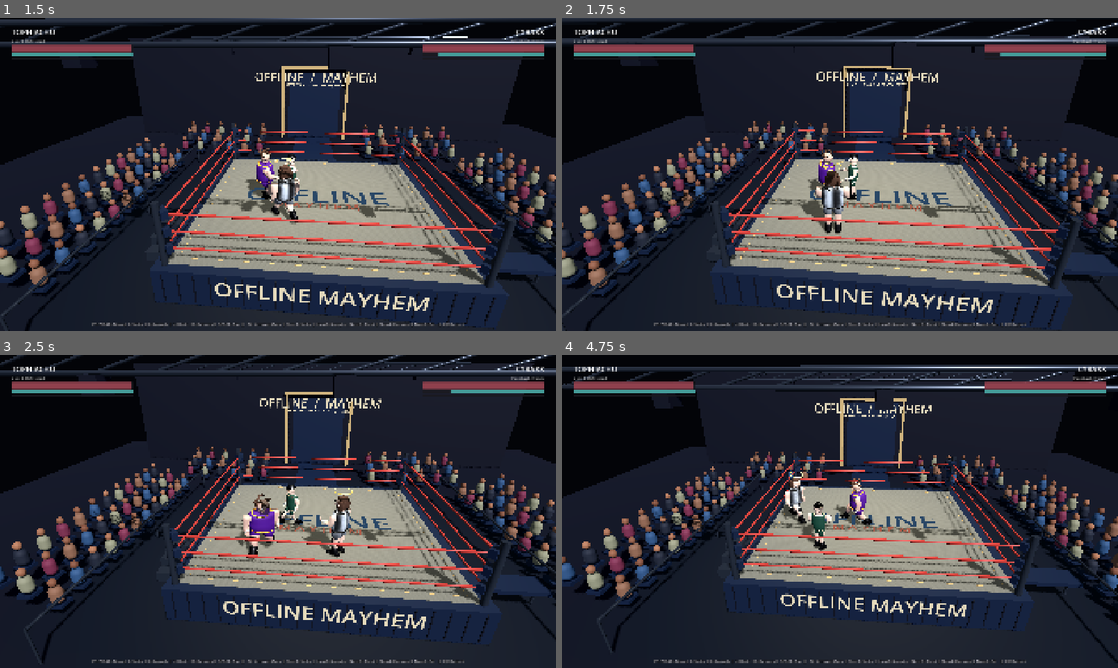
Above: before the commit, frames 1-4 (two rows, left to right).
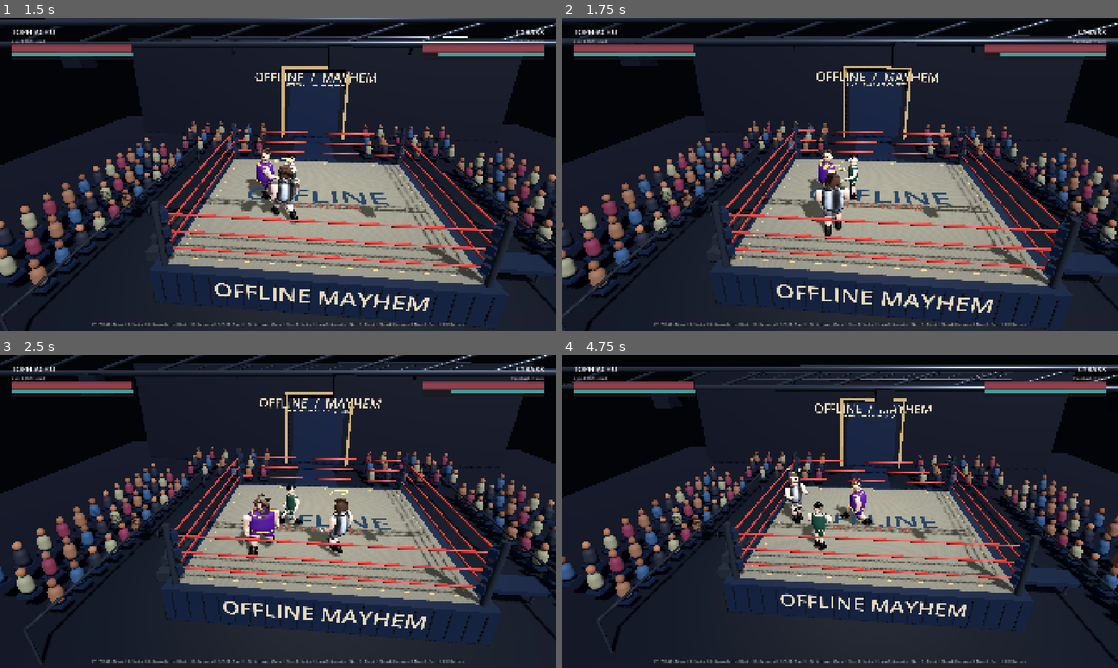
Above: after the commit, the same moments.

Repository: mver191-png/lolcow-wrestling
Game: Godot game, scene res://scenes/ui/character_select.tscn
Two runs of this game, one before a commit and one after it. Both use one fixed random seed, a clock stepped at 60 frames per second and the inputs below.
Inputs:
- Up to frame 1 (1.5 s): click "FIGHT! [SPACE / ENTER]" at 0.5 s; tap Enter at 1.25 s; hold D (p1_right) from 1.28 s (still down); tap L (p1_block) at 1.35 s
- Up to frame 2 (1.75 s): keep holding D (p1_right)
- Up to frame 3 (2.5 s): release D (p1_right) at 2.03 s; hold S from 2.03 s (still down); tap Space (p1_pin) at 2.1 s
- Up to frame 4 (4.75 s): release S at 2.78 s; hold D (p1_right) 2.78-3.53 s; hold C (toggle_cpu) 2.78-3.53 s; hold W 3.53-4.28 s; tap Shift at 3.6 s; hold A from 4.28 s (still down); tap Enter at 4.35 s

Frame 1 is identical in both runs. In frame 2, 0.4% of the frame differs, in the area x 43-52%, y 46-70%; in frame 3, 0.5%, in the area x 53-64%, y 42-65%; in frame 4, 0.4%.

Commit message:
feat(animation): ground recovery, retain final referee contact and reconcile pose ownership

Diff:
--- a/scripts/fighter/animation_polish.gd
+++ b/scripts/fighter/animation_polish.gd
@@ -49,6 +49,10 @@
   rotate("Thigh.L",Vector3(-.025*impulse*(1-stance),0,0));rotate("Thigh.R",Vector3(.035*impulse*(1-stance),0,0))
  if fighter.current_state==Fighter.State.GRAPPLE_STARTUP:
   var reach:=smoothstep(0,.18,fighter.state_timer);rotate("Chest",Vector3(-.08*reach,.025*sin(time*tempo),0));rotate("Head",Vector3(.035*reach,0,0))
+func _dedicated_recovery() -> bool:
+ # Only one layer may solve the recovering limbs. Preserve the supported palm
+ # and fingers already evaluated by PairedContact at priority 30.
+ return fighter.current_state == Fighter.State.GETTING_UP and presentation.contact != null and presentation.contact.enabled and presentation.contact.recovery_enabled
 func _physics_process(delta:float)->void:
  diagnostics.clear()
  if presentation==null or not presentation.has_skeletal_rig or not is_instance_valid(fighter):return
@@ -67,7 +71,8 @@
  elif fighter.current_state in [Fighter.State.BLOCKING,Fighter.State.REVERSAL_STANCE]:curl_hand("L",.64,.08);curl_hand("R",.64,.08)
  elif fighter.current_state in [Fighter.State.GRAPPLING_ATTACKER,Fighter.State.PINNING,Fighter.State.SUBMISSION_ATTACKER]:curl_hand("L",.88,.025);curl_hand("R",.88,.025)
  elif fighter.current_state in [Fighter.State.PINNED,Fighter.State.SUBMISSION_DEFENDER]:curl_hand("L",.38,.13);curl_hand("R",.38,.13)
+ elif _dedicated_recovery():curl_hand("R",.28,.12)
  else:curl_hand("L",.28,.12);curl_hand("R",.28,.12)
- if fighter.current_state==Fighter.State.GETTING_UP:
+ if fighter.current_state==Fighter.State.GETTING_UP and not _dedicated_recovery():
   var p:=clampf(fighter.state_timer/.60,0,1);var hand_w:=1.-smoothstep(.48,.82,p);var knee_w:=smoothstep(.08,.30,p)*(1. …(620 unchanged characters)…
  if stamina_ratio<.25 and fighter.current_state in [Fighter.State.IDLE,Fighter.State.MOVING]:var fatigue:=(.25-stamina_ratio)/.25;rotate("Chest",Vector3(.06*fatigue,0,0));rotate("Head",Vector3(-.035*fatigue,0,0))
--- a/scripts/fighter/contact_ik.gd
+++ b/scripts/fighter/contact_ik.gd
@@ -26,7 +26,11 @@
 
 static func solve(skeleton: Skeleton3D, upper: int, middle: int, end: int,
 		target: Vector3, pole: Vector3, weight := 1.0) -> Dictionary:
-	if skeleton == null or min(upper, min(middle, end)) < 0 or not target.is_finite():
+	if not is_instance_valid(skeleton) or min(upper, min(middle, end)) < 0 or not target.is_finite() or not pole.is_finite() or not is_finite(weight):
+		return {"valid": false}
+	if maxi(upper,maxi(middle,end)) >= skeleton.get_bone_count():
+		return {"valid": false}
+	if skeleton.get_bone_parent(middle) != upper or skeleton.get_bone_parent(end) != middle:
 		return {"valid": false}
 	skeleton.force_update_all_bone_transforms()
 	var start := point(skeleton, upper)
@@ -36,6 +40,8 @@
 	var l2 := elbow.distance_to(endpoint)
 	if minf(l1, l2) < 0.0001:
 		return {"valid": false}
+	if weight <= 0.0:
+		return {"valid": true, "error": endpoint.distance_to(target), "unreachable": 0.0, "upper_length": l1, "lower_length": l2}
 	var requested := target
 	target = endpoint.lerp(target, clampf(weight, 0.0, 1.0))
 	var offset := target - start
--- a/scripts/fighter/paired_contact.gd
+++ b/scripts/fighter/paired_contact.gd
@@ -4,6 +4,9 @@
 ## Does not modify Fighter transforms, collision shapes, clocks, resources or rules.
 const IK = preload("res://scripts/fighter/contact_ik.gd")
 const HAND_LOCAL := Vector3(0.0, -0.045, -0.012)
+const RECOVERY = preload("res://scripts/fighter/recovery_contact.gd")
+var recovery := RECOVERY.new()
+var recovery_enabled := true
 var presentation: Node
 var enabled := true
 var diagnostics: Array[Dictionary] = []
@@ -22,6 +25,7 @@
 	process_physics_priority = 30
 
 func reset() -> void:
+	recovery.reset()
 	_bones.clear()
 	_last_state = -1
 	_last_model = Transform3D.IDENTITY
@@ -42,6 +46,12 @@
 	# Authoring playback always starts from a clean model transform. Corrections
 	# cannot accumulate. Exit offsets ease out without writing the gameplay root.
 	presentation.model.transform = Transform3D.IDENTITY
+	if not enabled:
+		recovery.reset()
+		_exit_remaining = 0.0
+		_last_model = Transform3D.IDENTITY
+		_last_state = presentation.fighter.current_state
+		return
 	var st: int = presentation.fighter.current_state
 	var active := st in [Fighter.State.GRAPPLING_ATTACKER, Fighter.State.PINNING, Fighter.State.SUBMISSION_ATTACKER]
 	var previous_active := _last_state in [Fighter.State.GRAPPLING_ATTACKER, Fighter.State.PINNING, Fighter.State.SUBMISSION_ATTACKER]
@@ -102,6 +112,10 @@
 		_cover_contact(f, s, f.opponent)
 	elif st == Fighter.State.SUBMISSION_ATTACKER and _partner_ready(f.synchronized_partner, Fighter.State.SUBMISSION_DEFENDER):
 		_submission_contact(f, s, f.synchronized_partner)
+	if recovery_enabled:
+		recovery.apply(presentation, diagnostics)
+	else:
+		recovery.reset()
 	_last_state = st
 	_last_model = presentation.model.transform
 
--- /dev/null
+++ b/scripts/fighter/recovery_contact.gd
@@ -0,0 +1,90 @@
+class_name RecoveryContact
+extends RefCounted
+## Pose-only support during the existing 0.60 s recovery. Anchors are latched in
+## world space, released by phase, and never move the Fighter or extend a limb.
+const IK = preload("res://scripts/fighter/contact_ik.gd")
+const PALM := Vector3(0.0, -0.045, -0.012)
+var active := false
+var anchors: Dictionary = {}
+var _axis := Basis.IDENTITY
+var _scale := 1.0
+
+func reset() -> void:
+	active = false
+	anchors.clear()
+
+func _window(t: float, enter: Vector2, leave: Vector2) -> float:
+	return smoothstep(enter.x, enter.y, t) * (1.0 - smoothstep(leave.x, leave.y, t))
+
+func _latch(f: Fighter, s: Skeleton3D) -> void:
+	_scale = maxf(s.get_bone_global_rest(s.find_bone("Hips")).origin.y / .89, .1)
+	_axis = f.global_basis.orthonormalized()
+	var shoulder_x := s.get_bone_global_rest(s.find_bone("UpperArm.L")).origin.x
+	anchors["palm"] = f.global_transform * Vector3(shoulder_x + .06*_scale, .035*_scale, .38*_scale)
+	for side in ["L", "R"]:
+		var rest := s.get_bone_global_rest(s.find_bone("Foot."+side)).origin
+		anchors[side] = f.global_transform * Vector3(rest.x, rest.y, (-.28 if side=="R" else 0.0)*_scale)
+	active = true
+
+func apply(presentation: Node, diagnostics: Array[Dictionary]) -> void:
+	var f: Fighter = presentation.fighter
+	var s: Skeleton3D = presentation.skeleton
+	if f.current_state != Fighter.State.GETTING_UP:
+		reset()
+		return
+	for name in ["Hips", "UpperArm.L", "Forearm.L", "Hand.L", "Thigh.L", "Shin.L", "Foot.L", "Thigh.R", "Shin.R", "Foot.R"]:
+		if s.find_bone(name) < 0:
+			reset()
+			return
+	if not active:
+		_latch(f, s)
+	var t: float = clampf(f.state_timer, 0.0, .60)
+	var palm_weight := _window(t, Vector2(.02,.06), Vector2(.14,.22))
+	# Loading lowers the pelvis slightly before the hand releases. The original
+	# complete-pose clip still owns the recovery arc and the final ready pose.
+	var hips := s.find_bone("Hips")
+	var hip_pose := s.get_bone_pose_position(hips)
+	hip_pose.y -= .10*_scale*palm_weight
+	s.set_bone_pose_position(hips, hip_pose)
+	s.force_update_all_bone_transforms()
+	if palm_weight > .001:
+		_support_hand(s, palm_weight, diagnostics)
+	var right_weight := _window(t, Vector2(.04,.11), Vector2(.43,.59))
+	var left_weight := smoothstep(.12,.27,t)
+	for side in ["R", "L"]:
+		var weight := right_weight if side=="R" else left_weight
+		if weight <= .001:
+			continue
+		var target: Vector3 = anchors[side]
+		var hip := IK.point(s,s.find_bone("Thigh."+side))
+		var pole := hip - _axis.z*.70*_scale + _axis.x*(.10 if side=="L" else -.10)*_scale
+		var foot := s.find_bone("Foot."+side)
+		var old := IK.world_pose(s,foot).basis.orthonormalized().get_rotation_quaternion()
+		var result := IK.solve(s,s.find_bone("Thigh."+side),s.find_bone("Shin."+side),foot,target,pole,weight)
+		if result.get("valid", false):
+			IK._world_rotation(s,foot,old.slerp(_axis.get_rotation_quaternion(),weight))
+			var actual := IK.point(s,foot)
+			result.merge({"kind":"recovery_ankle","side":side,"weight":weight,
+				"target":target,"actual":actual,"error":actual.distance_to(target)},true)
+			diagnostics.append(result)
+
+func _support_hand(s: Skeleton3D, weight: float, diagnostics: Array[Dictionary]) -> void:
+	var surface: Vector3 = anchors.palm
+	var basis := IK.hand_basis(_axis.z,Vector3.DOWN)
+	var wrist := surface - basis*(PALM*_scale)
+	var hand := s.find_bone("Hand.L")
+	var old := IK.world_pose(s,hand).basis.orthonormalized().get_rotation_quaternion()
+	var pole := IK.point(s,s.find_bone("UpperArm.L")) + _axis.x*.5*_scale
+	var result := IK.solve(s,s.find_bone("UpperArm.L"),s.find_bone("Forearm.L"),hand,wrist,pole,weight)
+	if not result.get("valid",false):
+		return
+	IK._world_rotation(s,hand,old.slerp(basis.get_rotation_quaternion(),weight))
+	for i in range(5):
+		for name in ["Finger%d.L"%i, "Finger%dTip.L"%i]:
+			var bone := s.find_bone(name)
+			if bone >= 0:
+				s.set_bone_pose_rotation(bone,s.get_bone_pose_rotation(bone).slerp(Quaternion.IDENTITY,weight))
+	var actual := IK.point(s,hand,PALM*_scale)
+	result.merge({"kind":"recovery_palm","side":"L","weight":weight,
+		"target":surface,"actual":actual,"error":actual.distance_to(surface)},true)
+	diagnostics.append(result)
--- a/scripts/referee/referee.gd
+++ b/scripts/referee/referee.gd
@@ -21,6 +21,10 @@
 var _clock := 0.0
 var _signal_time := 0.0
 var _clip := ""
+var _count_contact_remaining := 0.0
+var _transition_elapsed := .16
+var _from_positions: Array[Vector3] = []
+var _from_rotations: Array[Quaternion] = []
 
 func _inspect(node: Node) -> void:
 	if node is Skeleton3D:
@@ -51,6 +55,8 @@
 
 func _physics_process(delta: float) -> void:
 	hand_contacts.clear()
+	var show_count_contact := _count_contact_remaining > 0.0
+	_count_contact_remaining = maxf(0.0, _count_contact_remaining-delta)
 	_clock += delta
 	halo_pulse_timer = maxf(0.0, halo_pulse_timer-delta)
 	_signal_time = maxf(0.0, _signal_time-delta)
@@ -87,8 +93,14 @@
 	elif current_state==RefereeState.VICTORY:
 		clip = "victory"
 		sample = _clock
+	# Keep the official final slap visible even when MatchManager enters MATCH_OVER
+	# on this tick. This cosmetic hold cannot postpone or change the outcome.
+	if show_count_contact and not moving and current_state in [RefereeState.COUNTING_PIN, RefereeState.VICTORY]:
+		clip = "ref_count"
+		sample = 0.0
 	if _ap and _ap.has_animation(clip):
 		if clip!=_clip:
+			_capture_transition()
 			_clip = clip
 			_ap.play(clip,0.0)
 			_ap.advance(0.0)
@@ -96,10 +108,12 @@
 		_ap.seek(fposmod(sample,length) if clip in ["run","idle","ref_count"] else clampf(sample,0,length),true)
 		if clip == "ref_count" and _skeleton != null:
 			_count_contacts(fposmod(sample,length)/length)
+		_blend_transition(delta, show_count_contact and not moving)
 
 func on_pin_started(pin_position: Vector3) -> void:
 	current_state = RefereeState.COUNTING_PIN
 	current_count = 0
+	_count_contact_remaining = 0.0
 	_look = pin_position
 	_goal = pin_position+Vector3(1.15,0,.35)
 	# Count from the free side of the lateral cover, rather than over the heads.
@@ -115,6 +129,7 @@
 
 func on_pin_count(count_num: int) -> void:
 	current_count = count_num
+	_count_contact_remaining = .08
 	halo_pulse_timer = .20
 	if count_label_3d:
 		count_label_3d.text = str(count_num)
@@ -122,6 +137,7 @@
 	count_pulse.emit(count_num)
 
 func on_rope_break() -> void:
+	_count_contact_remaining = 0.0
 	current_state = RefereeState.SIGNAL_ROPE_BREAK
 	_signal_time = .70
 	if count_label_3d:
@@ -129,6 +145,7 @@
 		count_label_3d.show()
 
 func on_pin_broken() -> void:
+	_count_contact_remaining = 0.0
 	if current_state==RefereeState.COUNTING_PIN:
 		current_state = RefereeState.OBSERVING
 		if count_label_3d: count_label_3d.hide()
@@ -167,3 +184,28 @@
 			var actual := CONTACT_IK.point(_skeleton,hand,Vector3(0,-.045,-.012)*scale)
 			result.merge({"side":side,"phase":phase,"target":surface,"actual":actual,"error":actual.distance_to(surface)},true)
 			hand_contacts.append(result)
+
+
+func _capture_transition() -> void:
+	_from_positions.clear()
+	_from_rotations.clear()
+	_transition_elapsed = 0.0
+	if _skeleton == null: return
+	for i in range(_skeleton.get_bone_count()):
+		_from_positions.append(_skeleton.get_bone_pose_position(i))
+		_from_rotations.append(_skeleton.get_bone_pose_rotation(i))
+
+func _blend_transition(delta: float, official_contact: bool) -> void:
+	if _skeleton == null: return
+	# Counts are sampled exactly, while ordinary drop/stand/wave transitions blend.
+	_transition_elapsed = .16 if official_contact else minf(.16, _transition_elapsed+delta)
+	var alpha := smoothstep(0.0,.16,_transition_elapsed)
+	if alpha >= 1.0 or _from_positions.size() != _skeleton.get_bone_count(): return
+	for i in range(_skeleton.get_bone_count()):
+		_skeleton.set_bone_pose_position(i,_from_positions[i].lerp(_skeleton.get_bone_pose_position(i),alpha))
+		_skeleton.set_bone_pose_rotation(i,_from_rotations[i].slerp(_skeleton.get_bone_pose_rotation(i),alpha))
+	# Diagnostics describe the final visible pose, not the unblended solver result.
+	var scale := _skeleton.get_bone_global_rest(_skeleton.find_bone("Hips")).origin.y/.89
+	for contact in hand_contacts:
+		contact.actual = CONTACT_IK.point(_skeleton,_skeleton.find_bone("Hand."+contact.side),Vector3(0,-.045,-.012)*scale)
+		contact.error = contact.actual.distance_to(contact.target)
--- a/tests/test_animation_polish.gd
+++ b/tests/test_animation_polish.gd
@@ -24,8 +24,13 @@
 	check(unchanged,"%s polish never stretches finger segments"%id)
 	f._set_state(Fighter.State.GETTING_UP);f.state_timer=.22;await tick(2)
 	var support:=false
-	for d in f.presentation.polish.diagnostics:
-		if d.kind in ["getup_hand","getup_foot"]:support=true;check(d.error<.12,"%s recovery support remains bounded"%id)
+	# Dedicated recovery owns these limbs; the secondary layer must not solve
+	# them again or re-close the loaded palm after contact correction.
+	check(f.presentation.polish.diagnostics.is_empty(),"%s recovery has one IK owner"%id)
+	for d in f.presentation.contact.diagnostics:
+		if d.kind in ["recovery_palm","recovery_ankle"] and d.weight>=.999:
+			support=true
+			check(d.error<.025,"%s loaded recovery support within 2.5cm"%id)
 	check(support,"%s recovery has measured support"%id)
 	f._set_state(Fighter.State.IDLE);f.stamina=0;await tick(3)
 	check(f.visual_root.transform.is_equal_approx(Transform3D.IDENTITY),"%s secondary motion leaves gameplay visual root unchanged"%id)
--- /dev/null
+++ b/tests/test_contact_acceptance.gd
@@ -0,0 +1,172 @@
+extends SceneTree
+## Runtime geometry checks. Run after import with --headless --fixed-fps 60.
+const SCENE = preload("res://scenes/fighter/fighter.tscn")
+const IK = preload("res://scripts/fighter/contact_ik.gd")
+var passed := 0
+var failed := 0
+var evidence: Array[Dictionary] = []
+
+func _init() -> void:
+	call_deferred("run")
+
+func check(ok: bool, label: String) -> void:
+	if ok: passed += 1
+	else:
+		failed += 1
+		printerr("[FAIL] ", label)
+
+func tick(n := 1) -> void:
+	# At the next signal the preceding physics step, including priority 30
+	# contact correction, has completed. Assertions never assume pre-step work.
+	for i in range(n): await physics_frame
+
+func setup_fighter(id: String) -> Fighter:
+	var f: Fighter = SCENE.instantiate()
+	f.character_id = id
+	f.use_external_input = true
+	root.add_child(f)
+	return f
+
+func run() -> void:
+	await tick(2)
+	await solver_contract()
+	for id in RosterData.get_all_ids():
+		for yaw in [0.0, 1.1]:
+			await recovery_contract(id, yaw)
+	await toggle_contract()
+	await referee_count_contract()
+	DirAccess.make_dir_recursive_absolute(ProjectSettings.globalize_path("res://evidence"))
+	var out := FileAccess.open("res://evidence/recovery-acceptance.json",FileAccess.WRITE)
+	if out: out.store_string(JSON.stringify(evidence,"  "))
+	print("CONTACT ACCEPTANCE: %d passed, %d failed"%[passed,failed])
+	quit(1 if failed else 0)
+
+func solver_contract() -> void:
+	var f := setup_fighter("tophiachu")
+	await tick(2)
+	var s: Skeleton3D = f.presentation.skeleton
+	var u := s.find_bone("UpperArm.L")
+	var m := s.find_bone("Forearm.L")
+	var e := s.find_bone("Hand.L")
+	var old_u := s.get_bone_pose_rotation(u)
+	var old_m := s.get_bone_pose_rotation(m)
+	var result := IK.solve(s,u,m,e,Vector3(3,4,5),Vector3.UP,0.0)
+	check(result.valid,"Zero weight accepts a valid chain")
+	check(s.get_bone_pose_rotation(u).is_equal_approx(old_u) and s.get_bone_pose_rotation(m).is_equal_approx(old_m),"Zero weight does not move the elbow")
+	check(not IK.solve(s,u,m,999,Vector3.ZERO,Vector3.UP).valid,"Out-of-range chain is rejected")
+	check(not IK.solve(s,m,u,e,Vector3.ZERO,Vector3.UP).valid,"Non-hierarchical chain is rejected")
+	check(not IK.solve(s,u,m,e,Vector3.ZERO,Vector3(NAN,0,0)).valid,"NaN pole is rejected")
+	check(not IK.solve(s,u,m,e,Vector3.ZERO,Vector3.UP,NAN).valid,"NaN weight is rejected")
+	f.queue_free()
+	await tick(2)
+
+func recovery_contract(id: String, yaw: float) -> void:
+	var f := setup_fighter(id)
+	f.rotation.y = yaw
+	await tick(2)
+	f._set_state(Fighter.State.KNOCKED_DOWN)
+	await tick(40)
+	var start := f.global_transform
+	var s: Skeleton3D = f.presentation.skeleton
+	var lengths: Dictionary = {}
+	for name in ["Forearm.L","Forearm.R","Hand.L","Hand.R","Shin.L","Shin.R","Foot.L","Foot.R"]:
+		lengths[name] = s.get_bone_pose_position(s.find_bone(name)).length()
+	f._set_state(Fighter.State.GETTING_UP)
+	var max_palm := 0.0
+	var max_foot := 0.0
+	var palms := 0
+	var feet := 0
+	var anchors: Dictionary = {}
+	var drift := 0.0
+	var intact := true
+	var finite := true
+	for frame in range(37):
+		await tick()
+		for name in lengths:
+			var index := s.find_bone(name)
+			intact = intact and absf(s.get_bone_pose_position(index).length()-lengths[name]) < .00002
+		for d in f.presentation.contact.diagnostics:
+			finite = finite and d.actual.is_finite() and d.target.is_finite()
+			if not d.kind.begins_with("recovery") or d.weight < .999: continue
+			var key: String = d.kind+d.side
+			if key in anchors: drift = maxf(drift,anchors[key].distance_to(d.target))
+			else: anchors[key] = d.target
+			if d.kind=="recovery_palm":
+				palms += 1
+				max_palm = maxf(max_palm,d.error)
+			else:
+				feet += 1
+				max_foot = maxf(max_foot,d.error)
+	check(palms>0 and max_palm<.025,"%s loaded recovery palm within 2.5cm (%.4f)"%[id,max_palm])
+	check(feet>0 and max_foot<.025,"%s planted recovery ankles within 2.5cm (%.4f)"%[id,max_foot])
+	check(drift<.00001,"%s support anchors are fixed in world space"%id)
+	check(intact and finite,"%s finite rotations with unchanged limb lengths"%id)
+	check(f.global_transform.is_equal_approx(start),"%s recovery does not move gameplay root"%id)
+	await tick(3)
+	check(f.current_state==Fighter.State.IDLE,"%s original recovery duration is preserved"%id)
+	check(f.presentation.contact.recovery.anchors.is_empty(),"%s anchors released in IDLE"%id)
+	check(f.presentation.model.transform.is_equal_approx(Transform3D.IDENTITY),"%s no accumulated model correction"%id)
+	evidence.append({"id":id,"yaw":yaw,"palm_samples":palms,"ankle_samples":feet,"max_palm_error_m":max_palm,"max_ankle_error_m":max_foot,"max_anchor_drift_m":drift})
+	f.queue_free()
+	await tick(2)
+
+func toggle_contract() -> void:
+	var a := setup_fighter("tophiachu")
+	var b := setup_fighter("cyraxx")
+	a.opponent=b
+	b.opponent=a
+	b.position=Vector3(0,0,.5)
+	await tick(2)
+	b._set_state(Fighter.State.KNOCKED_DOWN)
+	await tick(40)
+	a._start_pin(b)
+	await tick(20)
+	a.presentation.contact.enabled=false
+	a.break_pin_rope_break()
+	b.break_pin_rope_break()
+	await tick(16)
+	check(a.presentation.model.transform.is_equal_approx(Transform3D.IDENTITY),"Disabling contact during cover cannot retain exit offsets")
+	check(a.presentation.contact.diagnostics.is_empty(),"Disabled contact has no stale diagnostics")
+	a.queue_free()
+	b.queue_free()
+	await tick(2)
+
+func referee_count_contract() -> void:
+	var world := Node3D.new()
+	root.add_child(world)
+	var a: Fighter = SCENE.instantiate()
+	var b: Fighter = SCENE.instantiate()
+	a.use_external_input=true
+	b.use_external_input=true
+	world.add_child(a)
+	world.add_child(b)
+	var r: Referee=load("res://scenes/referee/referee.tscn").instantiate()
+	world.add_child(r)
+	var mm := MatchManager.new()
+	mm.fighter_1=a
+	mm.fighter_2=b
+	mm.referee=r
+	world.add_child(mm)
+	await tick(2)
+	b._set_state(Fighter.State.KNOCKED_DOWN)
+	await tick(40)
+	a._start_pin(b)
+	var ended: Array[int]=[0]
+	mm.match_ended.connect(func(_w,_m): ended[0]+=1)
+	var last_count:=0
+	var count_contacts:=0
+	for frame in range(205):
+		await tick()
+		if mm.current_count>last_count:
+			last_count=mm.current_count
+			var resolved:=false
+			for d in r.hand_contacts:
+				if d.side=="R": resolved=d.actual.y<.05 and d.error<.015
+			check(resolved,"Official count %d has right-hand mat contact"%last_count)
+			count_contacts+=1
+	check(count_contacts==3,"All three official counts sampled")
+	check(ended[0]==1 and mm.current_state==MatchManager.MatchState.MATCH_OVER,"Referee contact hold leaves terminal outcome unchanged")
+	await tick(12)
+	check(r.hand_contacts.is_empty(),"Final slap releases to winner gesture")
+	world.queue_free()
+	await tick(2)
--- /dev/null
+++ b/tools/capture_contact_acceptance.gd
@@ -0,0 +1,114 @@
+extends SceneTree
+## Actual rendered game frames. Use --disable-render-loop for inexpensive,
+## deterministic offscreen capture: this script explicitly draws each saved frame.
+var output := "res://evidence/contact-acceptance"
+var video := false
+var frame_number := 0
+var baseline := false
+var scene: Node3D
+var a: Fighter
+var b: Fighter
+var mm: MatchManager
+var ref: Referee
+
+func _init() -> void: call_deferred("run")
+
+func draw(name: String) -> void:
+	RenderingServer.force_sync()
+	RenderingServer.force_draw(false)
+	var image := root.get_texture().get_image()
+	var result := image.save_png(output.path_join(name+".png"))
+	if result != OK: push_error("Capture failed: "+name)
+
+func step(count: int, tag: String = "") -> void:
+	for i in range(count):
+		await physics_frame
+		if video and i%2==0:
+			draw("motion/%04d"%frame_number)
+			frame_number+=1
+		if not tag.is_empty() and i in [0, 7, 12, 18, 25, 34]: draw("%s-%02d"%[tag,i])
+
+func stop_capture_audio(node: Node) -> void:
+	# Silent visual fixtures do not leave active mixer playback at shutdown.
+	if node is AudioStreamPlayer:
+		node.stop()
+		node.stream = null
+	for child in node.get_children(): stop_capture_audio(child)
+
+func setup_match() -> void:
+	scene = load("res://scenes/main.tscn").instantiate()
+	# This diagnostic is explicitly silent; avoid starting mixer playback.
+	var audio := scene.get_node("AudioManager")
+	scene.remove_child(audio)
+	audio.free()
+	AudioManager.instance = null
+	root.add_child(scene)
+	a=scene.get_node("Tophiachu")
+	b=scene.get_node("Cyraxx")
+	mm=scene.get_node("MatchManager")
+	ref=scene.get_node("Referee")
+	scene.get_node("CPUController_P2").set_physics_process(false)
+	a.use_external_input=true
+	b.use_external_input=true
+	a.clear_inputs()
+	b.clear_inputs()
+	a.presentation.contact.recovery_enabled=not baseline
+	b.presentation.contact.recovery_enabled=not baseline
+	a.position=Vector3(-.55,0,0)
+	b.position=Vector3(.55,0,0)
+	var camera: Camera3D=scene.get_node("BroadcastCamera")
+	camera.set_physics_process(false)
+	camera.global_position=Vector3(3.4,2.5,3.7)
+	camera.look_at(Vector3(.1,.7,0),Vector3.UP)
+
+func run() -> void:
+	baseline="--baseline" in OS.get_cmdline_user_args()
+	video="--video" in OS.get_cmdline_user_args()
+	output+="-before" if baseline else "-after"
+	root.size=Vector2i(960,540)
+	DirAccess.make_dir_recursive_absolute(ProjectSettings.globalize_path(output.path_join("motion")))
+	seed(901)
+	setup_match()
+	await step(24)
+	a._attempt_grapple(false)
+	await step(22)
+	draw("cradle-grip")
+	await step(68)
+	a._start_pin(b)
+	await step(75)
+	draw("supported-cover-count")
+	b.pin_escape_progress=101
+	await step(37,"recovery")
+	await step(18)
+	draw("ready-again")
+	b._set_state(Fighter.State.KNOCKED_DOWN)
+	await step(42)
+	a._attempt_submission(false)
+	await step(25)
+	draw("wrist-control")
+	b.pin_escape_progress=101
+	await step(42)
+	# A fresh fixture verifies the count gesture through terminal resolution.
+	video=false
+	stop_capture_audio(scene)
+	scene.queue_free()
+	await physics_frame
+	await physics_frame
+	setup_match()
+	await step(20)
+	b._set_state(Fighter.State.KNOCKED_DOWN)
+	await step(42)
+	a._start_pin(b)
+	for i in range(202):
+		await physics_frame
+		if mm.current_count==3:
+			draw("official-third-count")
+			scene.get_node("CanvasLayer").visible = false
+			draw("official-third-count-clean")
+			break
+	stop_capture_audio(scene)
+	scene.queue_free()
+	await physics_frame
+	await physics_frame
+	print("CAPTURED ",output," frames=",frame_number)
+	quit()
Not shown, added: scripts/fighter/recovery_contact.gd.uid
Not shown, changed: .github/workflows/quality.yml
Not shown, changed: KNOWN_ISSUES.md
Not shown, changed: NEXT_TASK.md
Not shown, changed: STATE.md
Not shown, changed: docs/CONTACT_ACCEPTANCE.md
